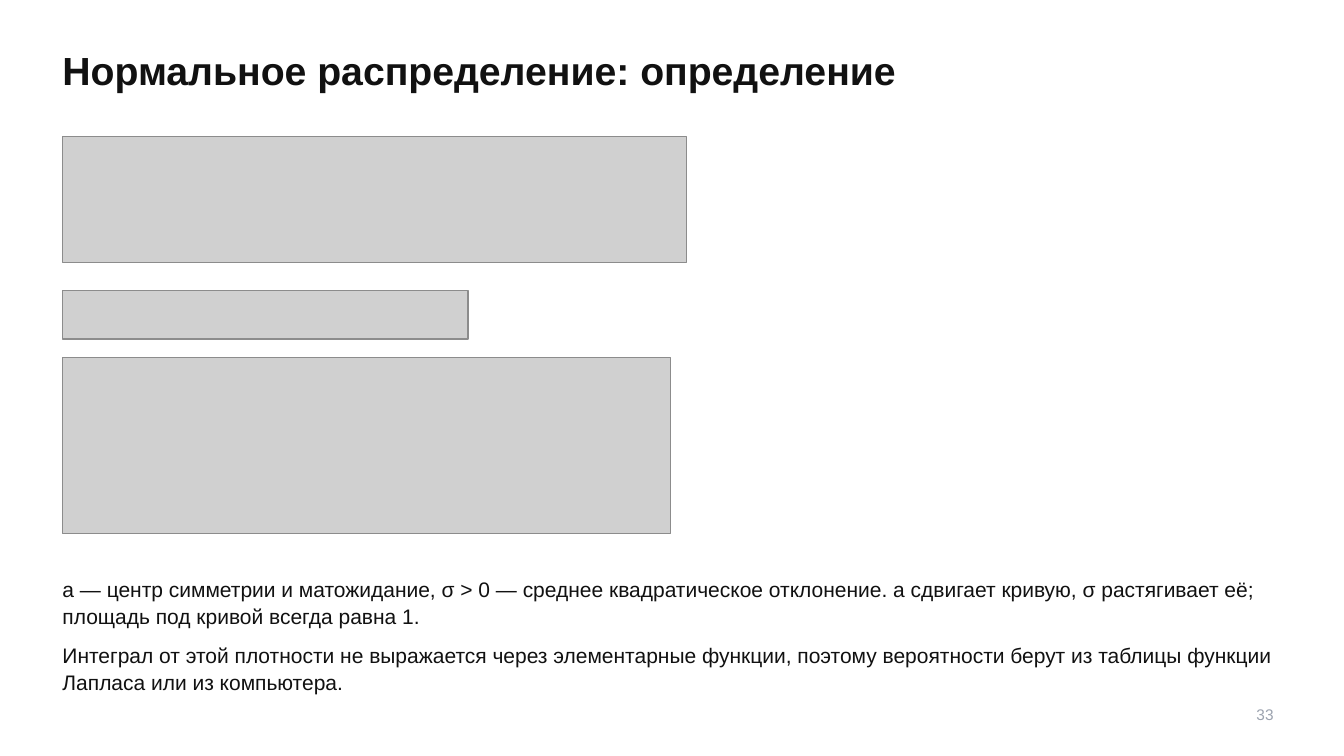
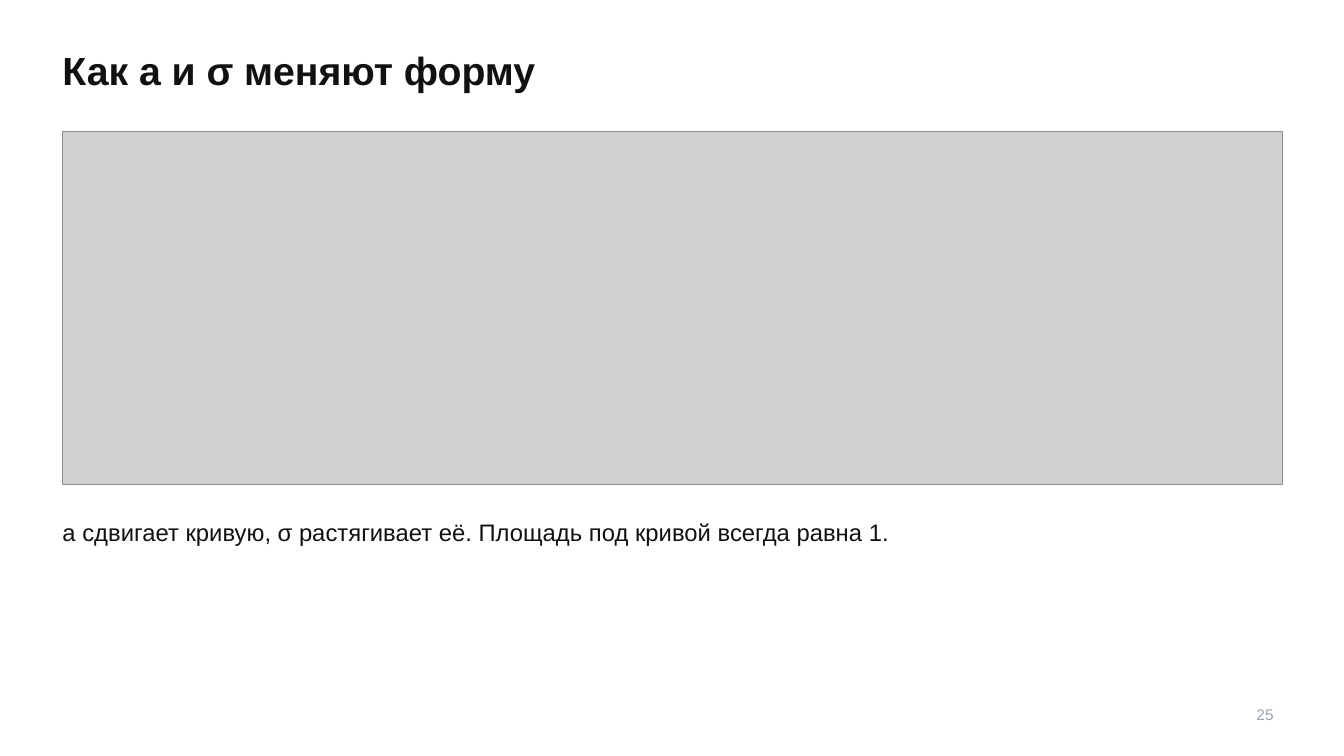
Before and after one commit to TheTonyPub/probability-theory-2026, a slide deck: slide 25 of lectures/06_distributions-17-25-2.pptx (slide 33 before the commit). Drawn at 1344x756 pixels with LibreOffice and Linux fonts; fonts in the diff are those of the drawing; grey boxes stand for pictures. Boxes give left, top, right and bottom in pixels: in the first picture for what was removed or moved away, otherwise in the second. Text is boxed around its words. In the diff, an @@ line names an element or a change of style, - is before the commit and + after.

```diff
--- a/lectures/06_distributions-17-25-2.pptx
+++ b/lectures/06_distributions-17-25-2.pptx
@@ text at <box>62,56,535,93</box>: text changed @@
-Нормальное распределение: определение
+Как a и σ меняют форму
@@ picture removed at <box>63,136,687,262</box> @@
@@ picture added at <box>63,131,1282,485</box> @@
@@ picture removed at <box>63,290,468,339</box> @@
@@ picture removed at <box>63,357,670,533</box> @@
@@ text at <box>62,523,889,546</box>: text changed; size 15 to 17 pt @@
-a — центр симметрии и матожидание, σ > 0 — среднее квадратическое отклонение. a сдвигает кривую, σ растягивает её; площадь под кривой всегда равна 1.
-Интеграл от этой плотности не выражается через элементарные функции, поэтому вероятности берут из таблицы функции Лапласа или из компьютера.
+a сдвигает кривую, σ растягивает её. Площадь под кривой всегда равна 1.
@@ text at <box>1256,709,1273,720</box>: text changed @@
-33
+25
```
Also in this commit, not shown: 31 other slides changed, 14 slides added, 24 slides removed.
